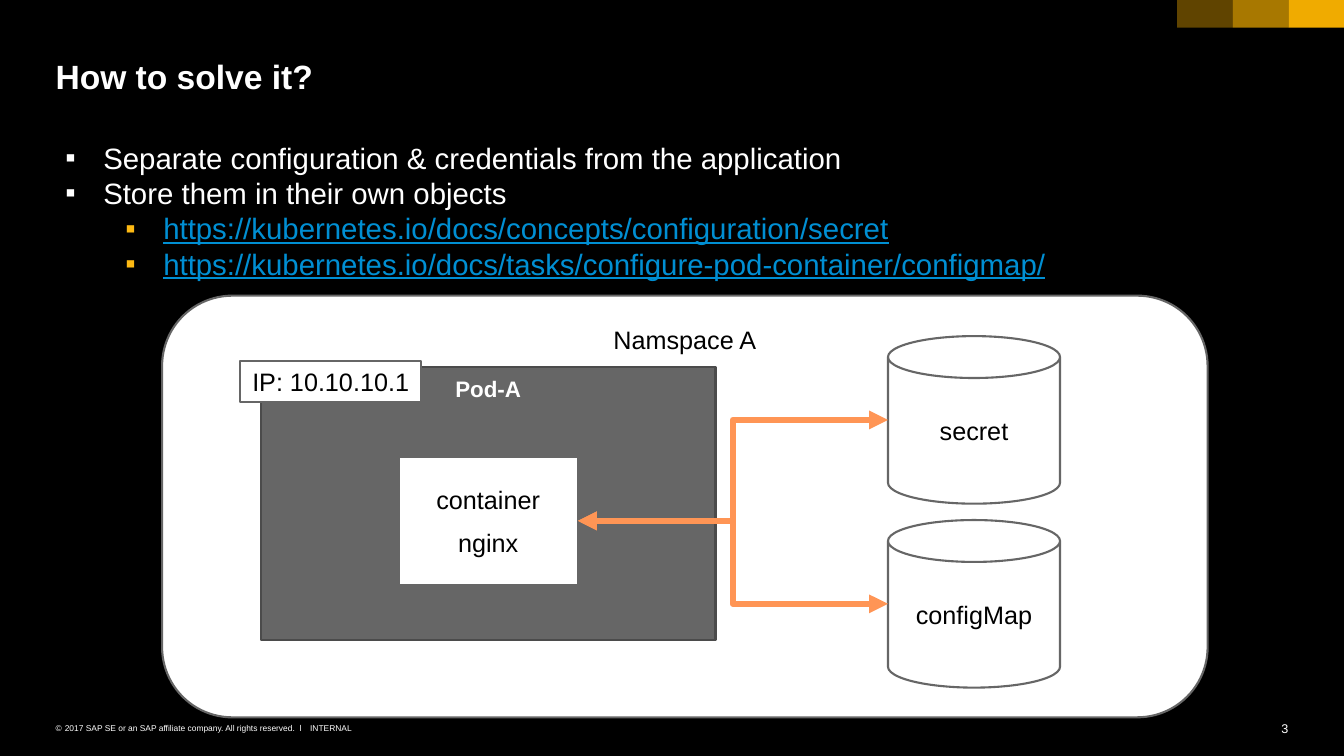
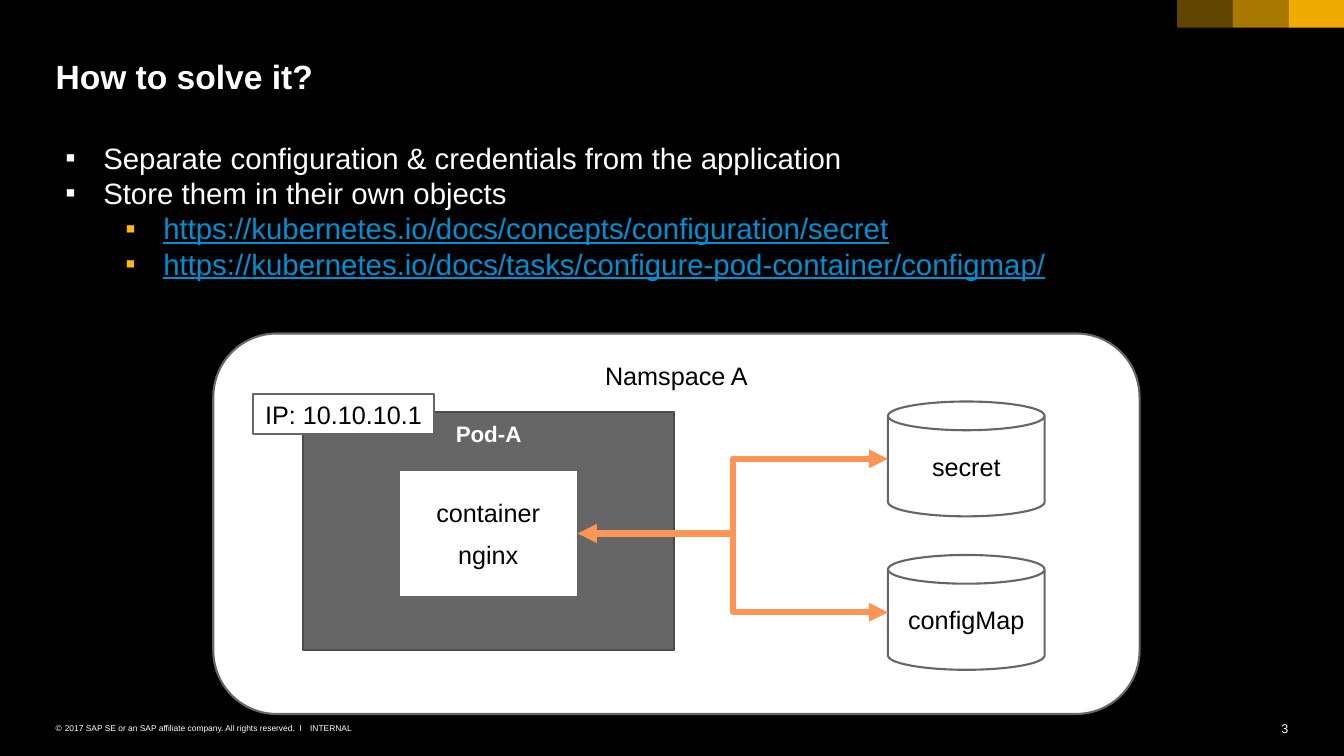
Before and after one commit to cuijiyao01/docker-k8s-training, a slide deck: slide 3 of kubernetes/06_configmap_secrets.pptx. Drawn at 1344x756 pixels with LibreOffice and Linux fonts; fonts in the diff are those of the drawing. Boxes give left, top, right and bottom in pixels: in the first picture for what was removed or moved away, otherwise in the second. Text is boxed around its words. In the diff, an @@ line names an element or a change of style, - is before the commit and + after.

```diff
--- a/kubernetes/06_configmap_secrets.pptx
+++ b/kubernetes/06_configmap_secrets.pptx
@@ rounded rectangle "Namspace A": place and size @@
-rounded rectangle "Namspace A" at <box>162,295,1208,716</box>
+rounded rectangle "Namspace A" at <box>214,333,1139,713</box>
@@ rectangle "IP: 10.10.10.1": place and size @@
-rectangle "IP: 10.10.10.1" at <box>240,362,421,402</box>
+rectangle "IP: 10.10.10.1" at <box>253,394,434,434</box>
@@ rectangle "Pod-A": place and size @@
-rectangle "Pod-A" at <box>261,368,715,640</box>
+rectangle "Pod-A" at <box>303,411,675,649</box>
@@ cylinder "secret": place and size @@
-cylinder "secret" at <box>888,337,1060,504</box>
+cylinder "secret" at <box>888,401,1045,516</box>
@@ rectangle "container": place and size @@
-rectangle "container" at <box>398,457,577,584</box>
+rectangle "container" at <box>398,469,577,596</box>
@@ elbow double arrow moved from (577, 521) - (888, 420) to (577, 533) - (888, 458) @@
@@ elbow double arrow moved from (577, 521) - (888, 603) to (577, 533) - (888, 613) @@
@@ cylinder "configMap": place and size @@
-cylinder "configMap" at <box>888,520,1060,687</box>
+cylinder "configMap" at <box>888,555,1045,670</box>
```
Also in this commit, not shown: 2 other slides changed, 2 slides added, 3 other files.
